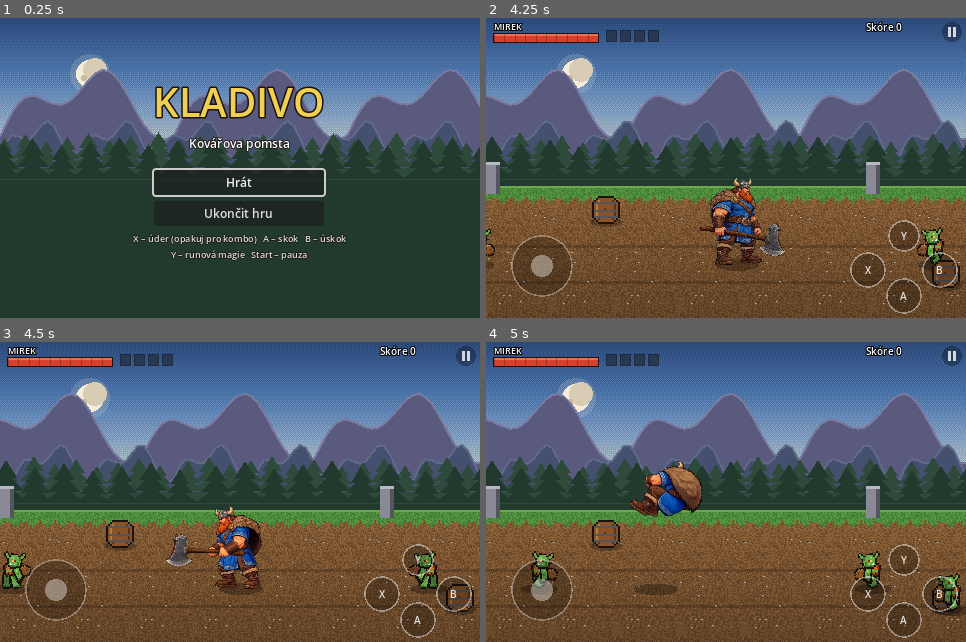
Above: before the commit, frames 1-4 (two rows, left to right).
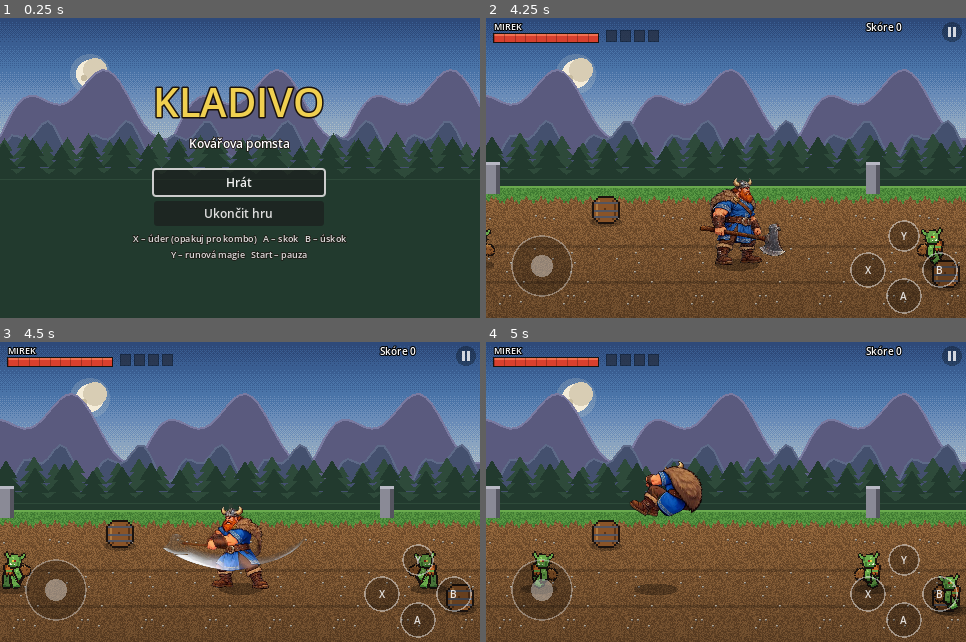
Above: after the commit, the same moments.

Repository: zarybjir/Golden_axe
Game: Godot game, scene res://scenes/main.tscn
The game is run twice, just before and just after one commit, with the same random seed, the same clock (stepped at 60 frames per second) and the same inputs.
Inputs (mouse positions are in pixels of both pictures, inside the frame that each line leads up to):
- Up to frame 1 (0.25 s): no input
- Up to frame 2 (4.25 s): click "Hrát" at 0.5 s; tap Enter (ui_accept) at 1.25 s; move the mouse to (831, 153) at 1.27 s; hold Right (right) 1.28-2 s; tap I (magic) at 1.35, 3.05 s; click (831, 153) at 1.42 s; tap K (jump) at 1.52, 1.82 s; drag from (630, 183) to (702, 228) at 2.02 s; move the mouse to (774, 102) at 2.77 s; hold Right (right) 2.78-3.5 s; tap L (dodge) at 2.85 s; drag from (702, 228) to (582, 123) at 3.52 s
- Up to frame 3 (4.5 s): move the mouse to (384, 537) at 4.27 s; hold Left (left) from 4.28 s (still down); tap X at 4.35 s
- Up to frame 4 (5 s): keep holding Left (left); tap K (jump) at 4.52, 4.82 s; tap I (magic) at 4.55 s

Frames 1-2 are identical in both runs. In frame 3, 2.8% of the frame differs, in the area x 33-64%, y 54-83%; in frame 4, nothing differs.

Commit message:
Seky sekerou se stopou úderu: sek bokem, sek zpět, úder přes hlavu
Ořez pozadí na černém videu teď zachová kov sekery a bílé stopy
úderu (tools/recut_dark_bg.py), dřív z animace zůstala jen násada.

Co-Authored-By: Claude Opus 5.5 <noreply@anthropic.com>
Claude-Session: https://claude.ai/code/session_015jCRZS7ASg3pqxo763VEwg

Diff:
--- a/scripts/hero_anims.gd
+++ b/scripts/hero_anims.gd
@@ -10,21 +10,21 @@
 	"walk": {"fps": 12.0, "loop": true, "impact": -1,
 		"frames": ["res://art/hero_anim/walk_00.webp", "res://art/hero_anim/walk_01.webp", "res://art/hero_anim/walk_02.webp" …(470 unchanged characters)…
 		"offsets": [Vector2(-142.5, -327.0), Vector2(-134.5, -327.0), Vector2(-119.5, -331.0), Vector2(-101.5, -334.0), Vecto …(291 unchanged characters)…
-	"atk1": {"fps": 12.0, "loop": false, "impact": 4,
-		"frames": ["res://art/hero_anim/atk1_00.webp", "res://art/ …(163 unchanged characters)… ebp", "res://art/hero_anim/atk1_06.webp", "res://art/hero_anim/atk1_07.webp"],
-		"offsets": [Vector2(-90.3, -338.0), Vector2(-105.3, -338.0), Vector2(-90.3, -338.0), Vector2(-77.3, -311.0), Vector2(-82.3, -312.0), Vector2(-82.3, -312.0), Vector2(-77.3, -311.0), Vector2(-96.3, -323.0)]},
+	"atk1": {"fps": 12.0, "loop": false, "impact": 3,
+		"frames": ["res://art/hero_anim/atk1_00.webp", "res://art/ …(163 unchanged characters)… ebp", "res://art/hero_anim/atk1_06.webp"],
+		"offsets": [Vector2(-199.3, -338.0), Vector2(-263.3, -338.0), Vector2(-264.3, -338.0), Vector2(-245.3, -322.0), Vector2(-104.3, -324.0), Vector2(-104.3, -324.0), Vector2(-105.3, -320.0)]},
 	"atk2": {"fps": 12.0, "loop": false, "impact": 2,
-		"frames": ["res://art/hero_anim/atk2_00.webp", "res://art/hero_anim/atk2_01.webp", "res://art/hero_anim/atk2_02.webp", "res://art/hero_anim/atk2_03.webp", "res://art/hero_anim/atk2_04.webp"],
-		"offsets": [Vector2(-110.3, -308.0), Vector2(-200.3, -309.0), Vector2(-279.3, -316.0), Vector2(-276.3, -319.0), Vector2(-270.3, -320.0)]},
+		"frames": ["res://art/hero_anim/atk2_00.webp", "res://art/hero_anim/atk2_01.webp", "res://art/hero_anim/atk2_02.webp", "res://art/hero_anim/atk2_03.webp", "res://art/hero_anim/atk2_04.webp", "res://art/hero_anim/atk2_05.webp"],
+		"offsets": [Vector2(-105.3, -320.0), Vector2(-108.3, -316.0), Vector2(-199.3, -316.0), Vector2(-288.3, -321.0), Vector2(-289.3, -323.0), Vector2(-288.3, -325.0)]},
 	"atk3": {"fps": 12.0, "loop": false, "impact": 6,
 		"frames": ["res://art/hero_anim/atk3_00.webp", "res://art/hero_anim/atk3_01.webp", "res://art/hero_anim/atk3_02.webp" …(290 unchanged characters)…
-		"offsets": [Vector2(-226.3, -338.0), Vector2(-220.3, -336.0), Vector2(-213.3, -338.0), Vector2(-208.3, -338.0), Vector2(-104.3, -338.0), Vector2(-91.3, -338.0), Vector2(-93.3, -296.0), Vector2(-91.3, -301.0), Vector2(-91.3, -311.0), Vector2(-113.3, -325.0), Vector2(-137.3, -338.0)]},
+		"offsets": [Vector2(-225.3, -338.0), Vector2(-220.3, -338.0), Vector2(-212.3, -338.0), Vector2(-208.3, -338.0), Vector2(-190.3, -338.0), Vector2(-91.3, -338.0), Vector2(-93.3, -338.0), Vector2(-91.3, -314.0), Vector2(-91.3, -311.0), Vector2(-112.3, -325.0), Vector2(-137.3, -338.0)]},
 	"jump": {"fps": 12.0, "loop": false, "impact": -1,
 		"frames": ["res://art/hero_anim/jump_00.webp", "res://art/hero_anim/jump_01.webp", "res://art/hero_anim/jump_02.webp", "res://art/hero_anim/jump_03.webp", "res://art/hero_anim/jump_04.webp", "res://art/hero_anim/jump_05.webp"],
 		"offsets": [Vector2(-78.3, -240.0), Vector2(-199.3, -228.0), Vector2(-175.3, -211.0), Vector2(-231.3, -204.0), Vector2(-183.3, -313.0), Vector2(-81.3, -278.0)]},
 	"magic": {"fps": 12.0, "loop": false, "impact": 12,
 		"frames": ["res://art/hero_anim/magic_00.webp", "res://art/hero_anim/magic_01.webp", "res://art/hero_anim/magic_02.we …(819 unchanged characters)…
-		"offsets": [Vector2(-141.3, -329.0), Vector2(-141.3, -333.0), Vector2(-140.3, -338.0), Vector2(-1 …(541 unchanged characters)…
+		"offsets": [Vector2(-141.3, -338.0), Vector2(-141.3, -338.0), Vector2(-140.3, -338.0), Vector2(-1 …(541 unchanged characters)…
 	"down": {"fps": 12.0, "loop": false, "impact": -1,
 		"frames": ["res://art/hero_anim/down_00.webp", "res://art/hero_anim/down_01.webp", "res://art/hero_anim/down_02.webp" …(506 unchanged characters)…
 		"offsets": [Vector2(-187.3, -338.0), Vector2(-254.3, -245.0), Vector2(-256.3, -189.0), Vector2(-251.3, -198.0), Vecto …(321 unchanged characters)…
Binary file changed: art/hero_anim/atk1_00.webp
Binary file changed: art/hero_anim/atk1_01.webp
Binary file changed: art/hero_anim/atk1_02.webp
Binary file changed: art/hero_anim/atk1_03.webp
Binary file changed: art/hero_anim/atk1_04.webp
Binary file changed: art/hero_anim/atk1_05.webp
Binary file changed: art/hero_anim/atk1_06.webp
Binary file removed: art/hero_anim/atk1_07.webp
Binary file changed: art/hero_anim/atk2_00.webp
Binary file changed: art/hero_anim/atk2_01.webp
Binary file changed: art/hero_anim/atk2_02.webp
Binary file changed: art/hero_anim/atk2_03.webp
(and 39 more such lines)
